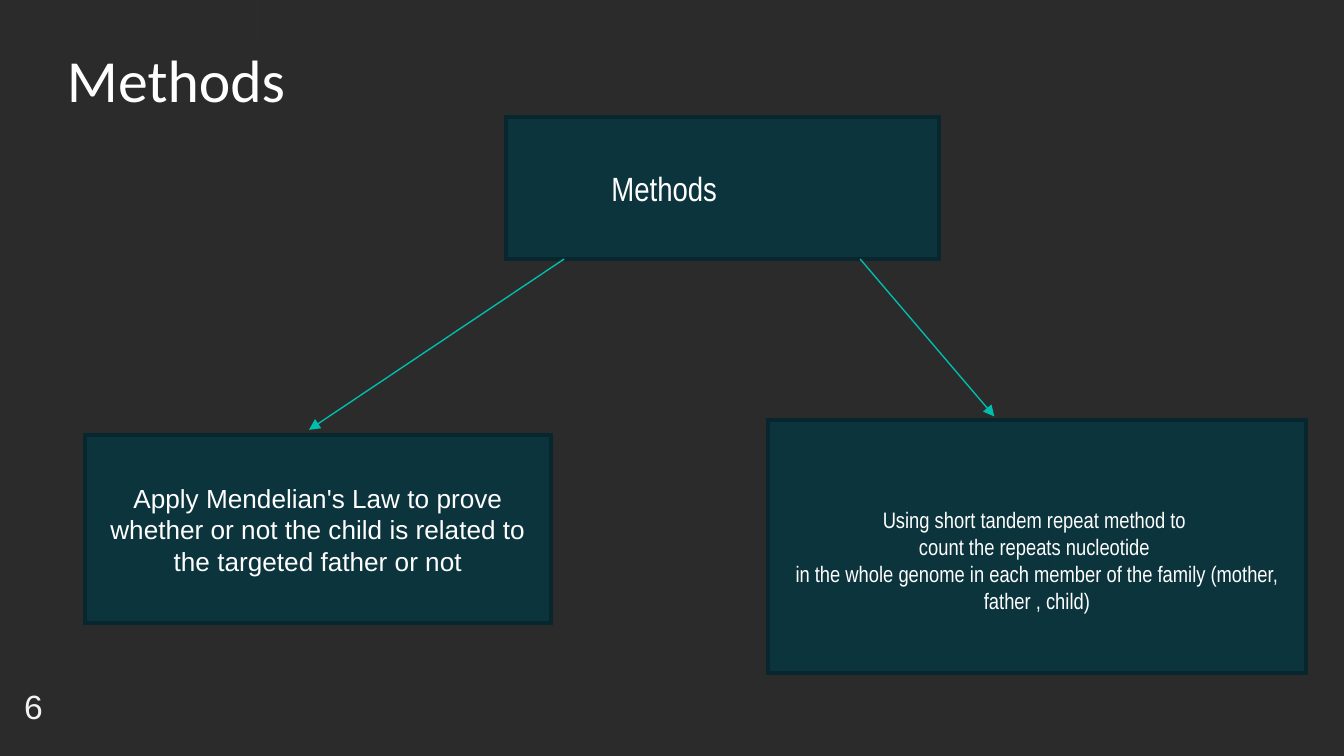
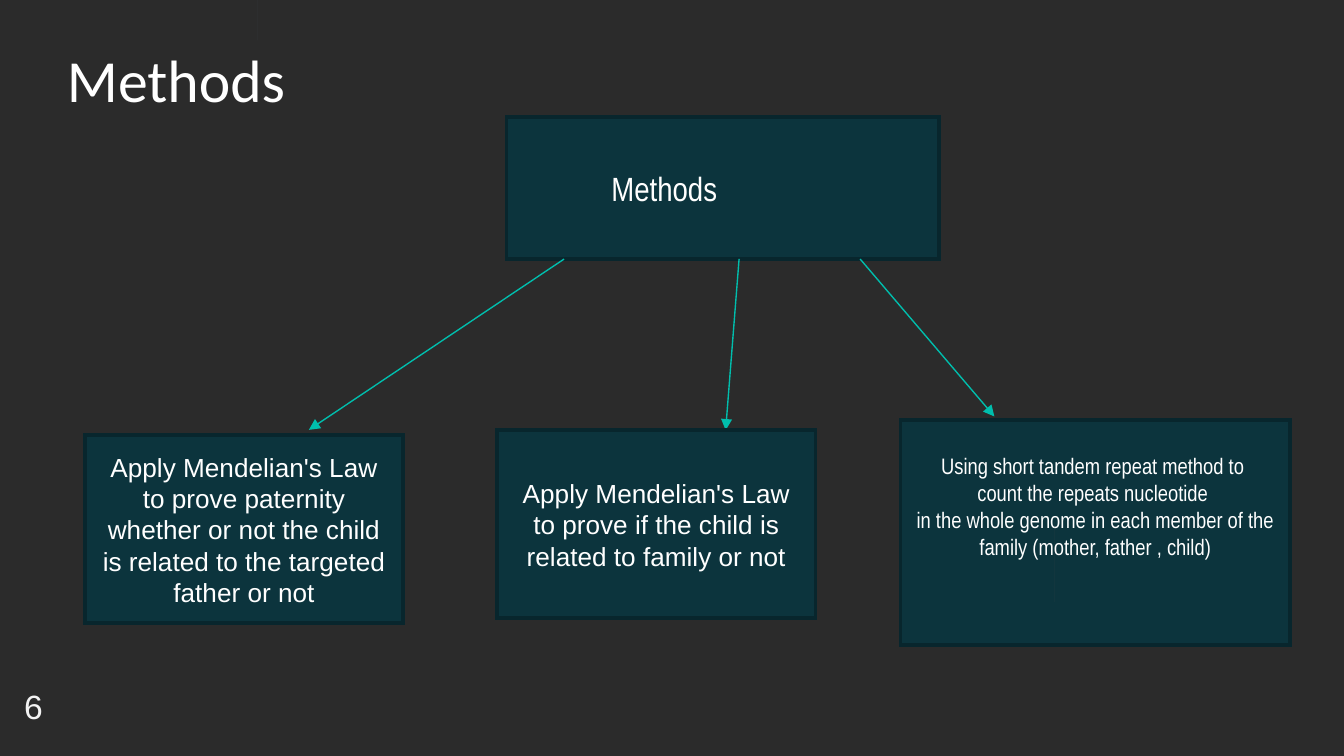
Before and after one commit to YoussifAssem/Genatac, a slide deck: slide 8 of E-Genetics/presentations/Genetics Paper.pptx. Drawn at 1344x756 pixels with LibreOffice and Linux fonts; fonts in the diff are those of the drawing; background and template pictures are left out; a plain dark background stands for a picture behind light text. Boxes give left, top, right and bottom in pixels: in the first picture for what was removed or moved away, otherwise in the second. Text is boxed around its words. In the diff, an @@ line names an element or a change of style, - is before the commit and + after.

```diff
--- a/E-Genetics/presentations/Genetics Paper.pptx
+++ b/E-Genetics/presentations/Genetics Paper.pptx
@@ freeform shape added at bbox=[726, 259, 739, 430], outline #00BEAD 0.75 pt @@
@@ rectangle "Apply Mendelian's Law to prove ...": place and size @@
-rectangle "Apply Mendelian's Law to prove ..." at bbox=[85, 435, 551, 624]
+rectangle "Apply Mendelian's Law to prove ..." at bbox=[85, 435, 403, 624]
@@ rectangle added at bbox=[497, 430, 816, 618], fill #0C343D, outline #09262D 2 pt, 14 pt, text #FFFFFF @@
+Apply Mendelian's Law to prove if the child is related to family or not
@@ rectangle "Using short tandem repeat method ...": place and size @@
-rectangle "Using short tandem repeat method ..." at bbox=[769, 421, 1306, 673]
+rectangle "Using short tandem repeat method ..." at bbox=[900, 421, 1290, 645]
@@ text in rectangle at bbox=[103, 458, 385, 603]: text changed @@
-Apply Mendelian's Law to prove whether or not the child is related to the targeted father or not
+Apply Mendelian's Law to prove paternity whether or not the child is related to the targeted father or not
```
Also in this commit, not shown: 4 other slides changed, 1 other file.
